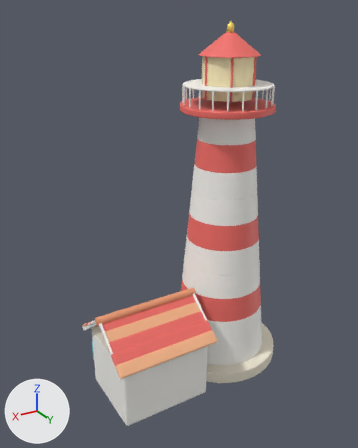
One commit to the FBX model unity/Assets/Resources/Bayview/lighthouse.fbx: the scene before it, then after it.
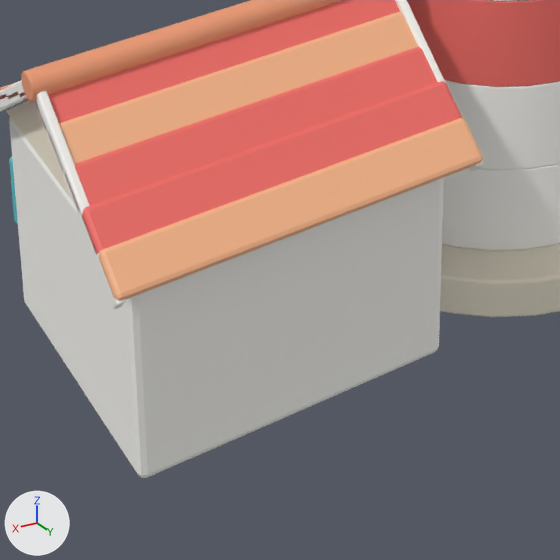
Each version appears first whole from a 50 mm camera at (13.18, 17.83, 16.67) aimed at (2.48, -0.01, 7.75), and next in a close-up on the part from 25% to 67% of the width and 67% to 100% of the height. Every picture has the same lights, and +X, +Y and +Z are marked at lower left. The first two pictures are the older version. Objects named as collision shapes, trigger or cutter boxes, shadow casters or lower levels of detail are left out. Where no turn or scale is listed for an object, it has been applied to the vertices. Vertices at exactly the same position are counted once.

Objects in the first close-up: 'Visual'.
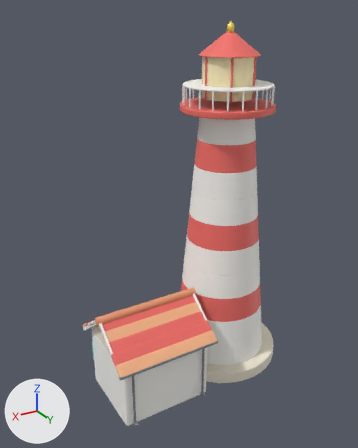
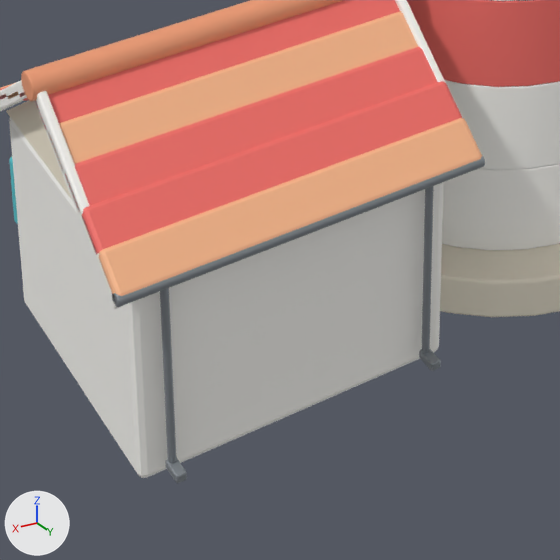
Diff of the bpy script that builds the scene:
```diff
--- a/unity/Assets/Resources/Bayview/lighthouse.fbx.py
+++ b/unity/Assets/Resources/Bayview/lighthouse.fbx.py
@@ mat_metal @@
+mat_metal = principled_material('Metal')
+mat_metal.base_color = (0.3, 0.33, 0.36)  # grey #959ba2
+mat_metal.metallic = 0.6
+mat_metal.roughness = 0.55
@@ mat_black @@
+mat_black = principled_material('Black')
+mat_black.base_color = (0.05, 0.05, 0.06)  # dark grey #3f3f45
+mat_black.roughness = 0.55
@@ me_cone @@
 # used by ob_visual; location = (0.0, 0.0, 1.2)
-me_cone.from_pydata(...)  # 7492 vertices, 7089 faces; spans x -2.9..7.0, y -2.9..2.9, z -1.2..15.1
+me_cone.from_pydata(...)  # 8172 vertices, 7733 faces; spans x -2.9..7.0, y -2.9..3.0, z -1.2..15.1
+# me_cone part 1: the loose piece of 56 vertices spanning x 2.2..7.0, y 2.4..2.9, z 1.8..2.2 is copied, and the copy is scaled about its middle by (0.0248, 0.662, 0.0702), then moved by (-1.8, 0.1, -2.9), in mat_metal (grey #959ba2); it spans x 2.8..2.9, y 2.7..3.0, z -1.0..-0.9
+# me_cone part 2: the loose piece of 56 vertices spanning x 2.2..7.0, y 2.4..2.9, z 1.8..2.2 is copied, and the copy is scaled about its middle by (0.0248, 0.662, 0.0702), then moved by (1.7, 0.1, -2.9), in mat_metal (grey #959ba2); it spans x 6.3..6.4, y 2.7..3.0, z -1.0..-0.9
+# me_cone part 3: a new loose piece of 112 vertices spanning x 2.8..2.9, y 2.7..2.8, z -0.9..1.8, in mat_metal (grey #959ba2)
+# me_cone part 4: a new loose piece of 112 vertices spanning x 6.3..6.4, y 2.7..2.8, z -0.9..1.8, in mat_metal (grey #959ba2)
+# me_cone part 5
+# 98 faces are deleted
+# 11 vertices move within x 2.2..7.0, y -1.3..2.8, z 1.7..1.8
+# 282 vertices are added at x 2.2..7.0, y -1.4..3.0, z 0.0..1.9
+# 6 new vertices lie (0.0, 2.0, -1.6) away from vertices in x 2.2..7.0, y 0.9, z 3.4
+# 264 new faces join them, mat_metal (grey #959ba2)
+# 72 new faces join them, mat_whitetrim (white #fcfaf6)
+# 5 new faces join them, mat_black (dark grey #3f3f45)
+# 9 new faces join them, mat_glass (blue #6f9ebf)
+# 18 new faces join them, mat_tint_shutter (cyan #59c4ce)
+# other edits to the shape of me_cone do not show in these pictures
 me_cone.materials.append(mat_whitetrim)
@@ me_cone @@
 me_cone.materials.append(mat_flowerpink)
+me_cone.materials.append(mat_metal)  # grey #959ba2
+me_cone.materials.append(mat_black)  # dark grey #3f3f45
```

Location of each change, (x1, y1, x2, y2) in pixels of the close-ups (560 x 560 px):
'Visual', reshaped
    before: (0, 0, 560, 478)
    after: (0, 0, 560, 483)
part 1 of me_cone, added
    after: (419, 349, 441, 371)
part 2 of me_cone, added
    after: (165, 457, 187, 483)
part 3 of me_cone, added
    after: (422, 186, 434, 353)
part 4 of me_cone, added
    after: (160, 288, 176, 463)
part 5 of me_cone, built on
    before: (0, 0, 483, 309)
    after: (0, 0, 485, 309)
